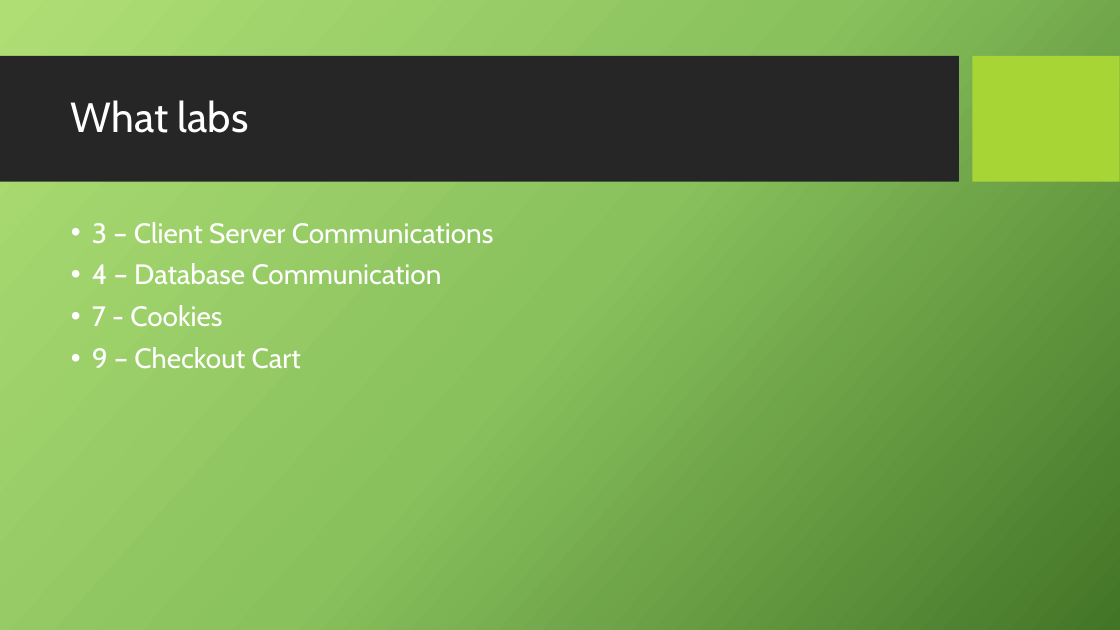
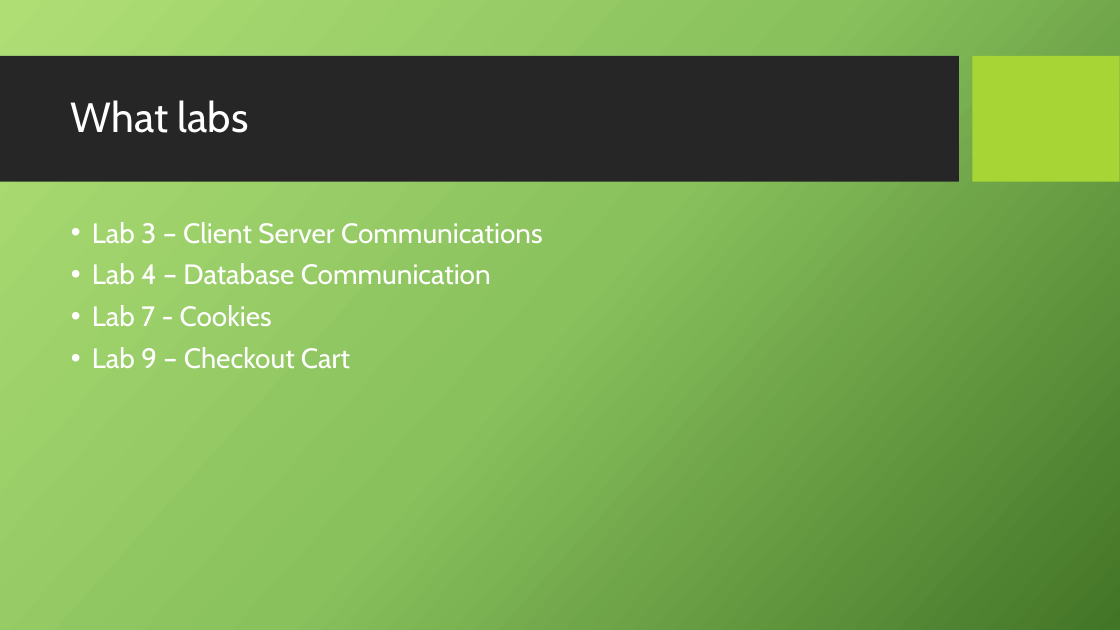
Before and after one commit to aaronbroughton/411GroupProject, a slide deck: slide 3 of Documentation/FAAR.pptx. Drawn at 1120x630 pixels with LibreOffice and Linux fonts; fonts in the diff are those of the drawing; background and template pictures are left out. Boxes give left, top, right and bottom in pixels: in the first picture for what was removed or moved away, otherwise in the second. Text is boxed around its words. In the diff, an @@ line names an element or a change of style, - is before the commit and + after.

Commit message:
Update to Powerpoint - Still unfinished
Still need touchups for What was easy, and what was hard.

```diff
--- a/Documentation/FAAR.pptx
+++ b/Documentation/FAAR.pptx
@@ text at (92, 222, 543, 369): text changed @@
-• 3 – Client Server Communications
-• 4 – Database Communication
-• 7 - Cookies
-• 9 – Checkout Cart
+• Lab 3 – Client Server Communications
+• Lab 4 – Database Communication
+• Lab 7 - Cookies
+• Lab 9 – Checkout Cart
```
Also in this commit, not shown: 1 other slide changed, 1 slide added, 1 slide removed.
